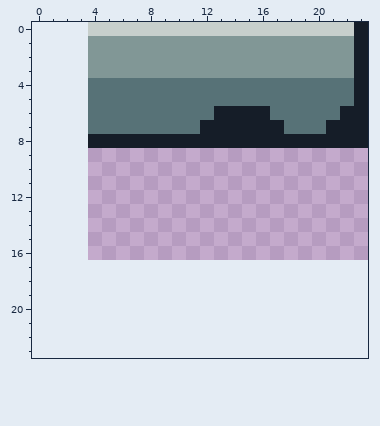
One commit to this pixel-art file: simple_ground_29.aseprite. That is the earlier state.
20x17 pixels, 1 frame. The old version is drawn lined up with the new one, on the new canvas.
Once edited:
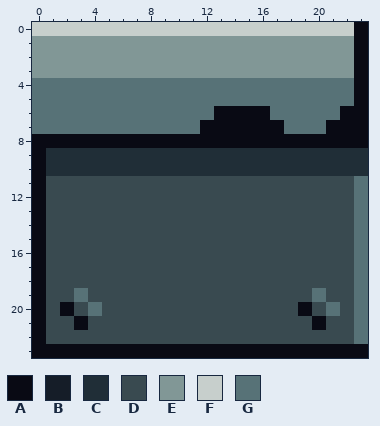
Palette (. is transparent): A #090a14  B #151d28  C #202e37  D #394a50  E #819796  F #c7cfcc  G #577277
The edit:
canvas 20x17 -> 24x24, the old top-left corner now at 4,0
y 0: x 0..3 .... -> FFFF; x 23 B -> A
y 1..3: x 0..3 .... -> EEEE; x 23 B -> A
y 4..5: x 0..3 .... -> GGGG; x 23 B -> A
y 6: x 0..3 .... -> GGGG; x 13..16 BBBB -> AAAA; x 22..23 BB -> AA
y 7: x 0..3 .... -> GGGG; x 12..17 BBBBBB -> AAAAAA; x 21..23 BBB -> AAA
y 8: x 0..23 ....BBBBBBBBBBBBBBBBBBBB -> AAAAAAAAAAAAAAAAAAAAAAAA
y 9..10: x 0..23 ........................ -> ACCCCCCCCCCCCCCCCCCCCCCC
y 11..18: x 0..23 ........................ -> ADDDDDDDDDDDDDDDDDDDDDDG
y 19: x 0..23 ........................ -> ADDGDDDDDDDDDDDDDDDDGDDG
y 20: x 0..23 ........................ -> ADADGDDDDDDDDDDDDDDADGDG
y 21: x 0..23 ........................ -> ADDADDDDDDDDDDDDDDDDADDG
y 22: x 0..23 ........................ -> ADDDDDDDDDDDDDDDDDDDDDDG
y 23: x 0..23 ........................ -> AAAAAAAAAAAAAAAAAAAAAAAA
Changed places in both pictures, as pixel boxes (x1, y1, x2, y2):
changed: (32, 22, 368, 358)
